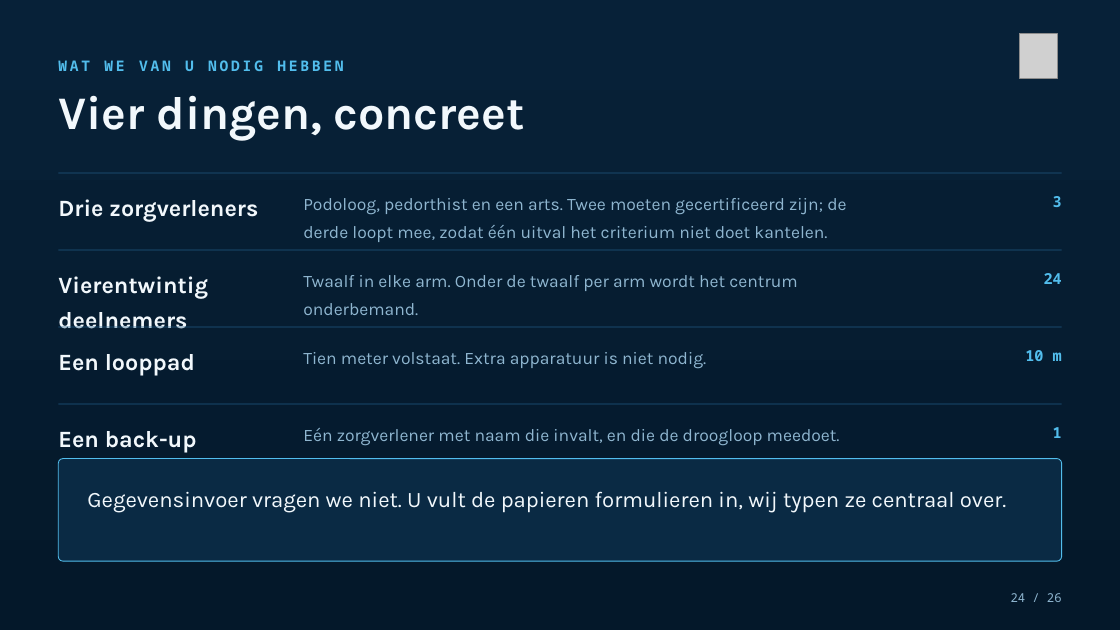
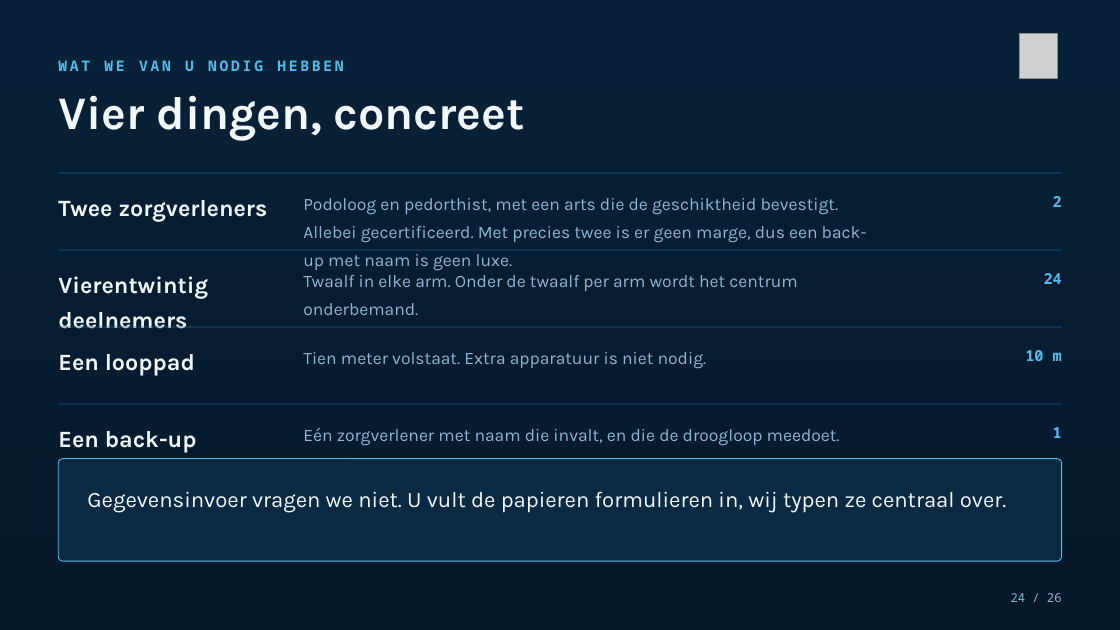
Before and after one commit to Dellfs/paradise-project, a slide deck: slide 24 of PARADISE_presentatie/PARADISE_az_groeninge.pptx. Drawn at 1120x630 pixels with LibreOffice and Linux fonts; fonts in the diff are those of the drawing; grey boxes stand for pictures. Boxes give left, top, right and bottom in pixels: in the first picture for what was removed or moved away, otherwise in the second. Text is boxed around its words. In the diff, an @@ line names an element or a change of style, - is before the commit and + after.

Commit message:
Groeninge-deck: twee zorgverleners, agenda volgt, en de 25 procent rechtgezet
AZ Groeninge heeft twee zorgverleners, niet drie. De kalenderdia noemt geen data
meer maar kondigt de agenda aan. En op de dia na optimalisatie stond de 25
procent nog tegen een baselinemeting in plaats van tegen de meting zonder zool
in dezelfde sessie - die dia zit ook in zes andere decks.

```diff
--- a/PARADISE_presentatie/PARADISE_az_groeninge.pptx
+++ b/PARADISE_presentatie/PARADISE_az_groeninge.pptx
@@ text at bbox=[58, 200, 268, 222]: text changed @@
-Drie zorgverleners
+Twee zorgverleners
@@ text at bbox=[303, 198, 867, 271]: text changed @@
-Podoloog, pedorthist en een arts. Twee moeten gecertificeerd zijn; de derde loopt mee, zodat één uitval het criterium niet doet kantelen.
+Podoloog en pedorthist, met een arts die de geschiktheid bevestigt. Allebei gecertificeerd. Met precies twee is er geen marge, dus een back-up met naam is geen luxe.
@@ text at bbox=[1053, 196, 1062, 207]: text changed @@
-3
+2
```
Also in this commit, not shown: 2 other slides changed, 2 other files.
